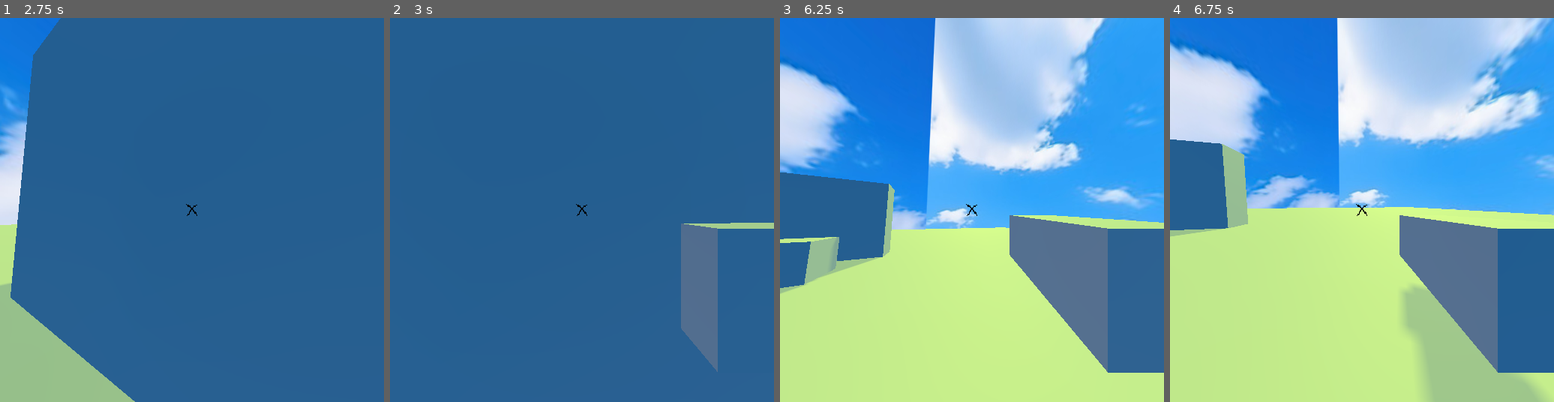
Above: before the commit, frames 1-4 (left to right).
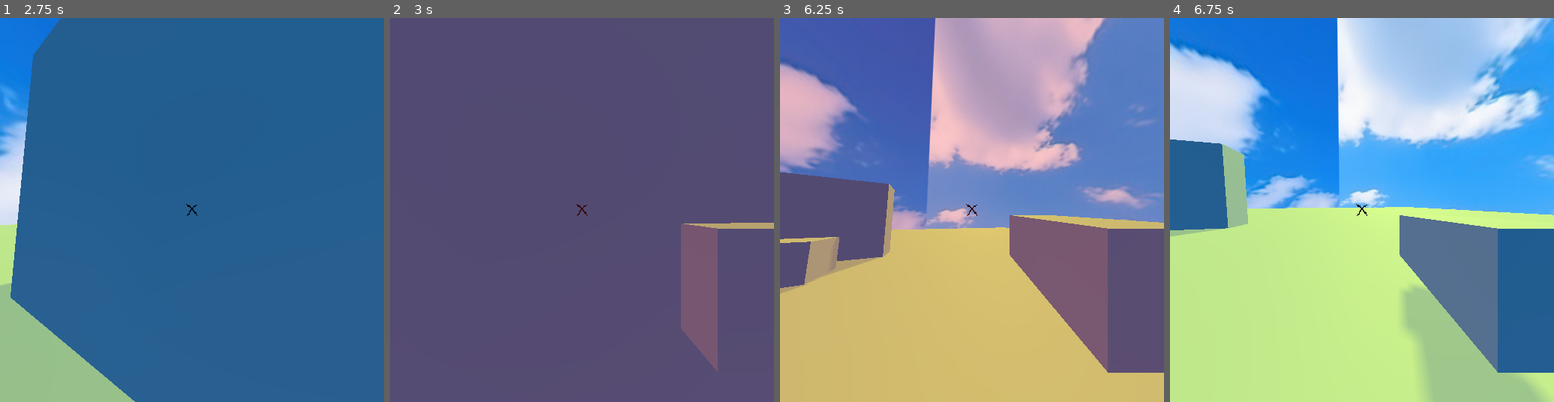
Above: after the commit, the same moments.

Repository: Molivareztl/BananaGame
Game: Godot game, scene res://Scenes/toybox.tscn
Two runs of this game, one before a commit and one after it. Both use one fixed random seed, a clock stepped at 60 frames per second and the inputs below.
Inputs (mouse positions are in pixels of both pictures, inside the frame that each line leads up to):
- Up to frame 1 (2.75 s): move the mouse to (188, 217) at 0.52 s; hold Ctrl (crouch) 0.53-1.28 s; hold W (up) from 0.53 s (still down); tap Space (jump) at 0.77, 1.52 s; move the mouse to (218, 213) at 1.27 s; click (218, 213) at 1.35 s; move the mouse to (161, 206) at 2.02 s; hold Ctrl (crouch) from 2.03 s (still down)
- Up to frame 2 (3 s): move the mouse to (585, 210) at 2.77 s; release W (up) at 2.78 s; release Ctrl (crouch) at 2.78 s; hold A (left) from 2.78 s (still down); click (585, 210) at 2.85 s
- Up to frame 3 (6.25 s): tap Space (jump) at 3.02, 3.77, 4.52, 6.02 s; tap Enter at 3.5 s; move the mouse to (956, 202) at 3.52 s; release A (left) at 3.53 s; hold Ctrl (crouch) 3.53-4.28 s; hold W (up) 3.53-5.78 s; tap R (restart) at 4.25, 5.75 s; move the mouse to (991, 210) at 4.27 s; click (991, 210) at 4.35 s; move the mouse to (952, 210) at 5.02 s; hold Ctrl (crouch) 5.03-5.78 s; move the mouse to (979, 202) at 5.77 s; hold D (right) from 5.78 s (still down); click (979, 202) at 5.85 s
- Up to frame 4 (6.75 s): move the mouse to (1358, 217) at 6.52 s; release D (right) at 6.53 s; hold W (up) from 6.53 s (still down); hold Ctrl (crouch) from 6.53 s (still down)

Frame 1 is identical in both runs. In frame 2, 100% of the frame differs, in the area x 0-100%, y 0-100%; in frame 3, 100%; in frame 4, nothing differs.

Commit message:
added new enemy and projectile

Diff:
--- a/Entities/enemy2.gd
+++ b/Entities/enemy2.gd
@@ -6,14 +6,14 @@
 @onready var pivot = $Pivot
 @onready var h_ray = $Pivot/HurtRay
 @onready var sfx = $Sfx
+@onready var proyectile = preload("res://Entities/proyectile1.tscn")
 var gravity = 20
 var can_hurt = true
 
 func _physics_process(delta):
 	face.look_at(player.global_position)
 	pivot.rotation.y = lerp_angle(pivot.rotation.y, face.rotation.y, 0.05)
-	pivot.rotation.x = lerp_angle(pivot.rotation.x, clamp(face.rotation.x, 0, 360), 0.05)
-	pivot.rotation.y = pivot.rotation.y
+	pivot.rotation.x = lerp_angle(pivot.rotation.x, clamp(face.rotation.x, -180, 360), 0.05)
 
 	if not is_on_floor():
 		velocity.y -= gravity * delta
@@ -21,7 +21,14 @@
 	move_and_slide()
 
 func attack():
-	return
+	if h_ray.is_colliding() and h_ray.get_collider().is_in_group("player") and can_hurt == true:
+		can_hurt = false
+		var instance = proyectile.instantiate()
+		get_parent().add_child(instance)
+		instance.global_transform = h_ray.global_transform
+		if can_hurt == false:
+			await get_tree().create_timer(2).timeout
+			can_hurt = true
 
 func hurt(damage):
 	sfx.play()
--- /dev/null
+++ b/Entities/proyectile1.gd
@@ -0,0 +1,13 @@
+extends Node3D
+@onready var h_ray = $HurtRay
+var speed = 25
+
+func _process(delta):
+	position += transform.basis * Vector3(0, 0, -speed) * delta
+	if h_ray.is_colliding() and h_ray.get_collider().is_in_group("player"):
+		h_ray.get_collider().hurt(1)
+		queue_free()
+
+
+func _on_timer_timeout():
+	queue_free()
--- /dev/null
+++ b/Entities/proyectile1.tscn
@@ -0,0 +1,32 @@
+[gd_scene load_steps=4 format=3 uid="uid://cbrupkse4yxiq"]
+
+[ext_resource type="Script" path="res://Entities/proyectile1.gd" id="1_lb1mk"]
+
+[sub_resource type="SphereMesh" id="SphereMesh_mhrmi"]
+radius = 0.1
+height = 0.2
+radial_segments = 8
+rings = 4
+
+[sub_resource type="StandardMaterial3D" id="StandardMaterial3D_ym6sx"]
+shading_mode = 0
+disable_ambient_light = true
+albedo_color = Color(1, 1, 0, 1)
+
+[node name="Proyectile1" type="Node3D"]
+script = ExtResource("1_lb1mk")
+
+[node name="HurtRay" type="RayCast3D" parent="."]
+exclude_parent = false
+target_position = Vector3(0, 0, -1)
+collide_with_areas = true
+
+[node name="MeshInstance3D" type="MeshInstance3D" parent="."]
+mesh = SubResource("SphereMesh_mhrmi")
+surface_material_override/0 = SubResource("StandardMaterial3D_ym6sx")
+
+[node name="Timer" type="Timer" parent="."]
+wait_time = 5.0
+autostart = true
+
+[connection signal="timeout" from="Timer" to="." method="_on_timer_timeout"]
